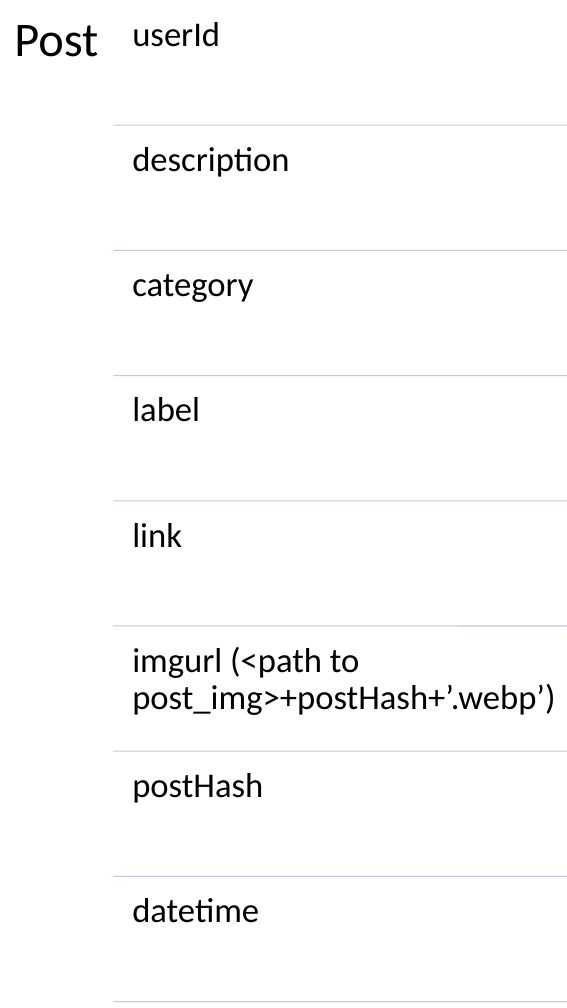
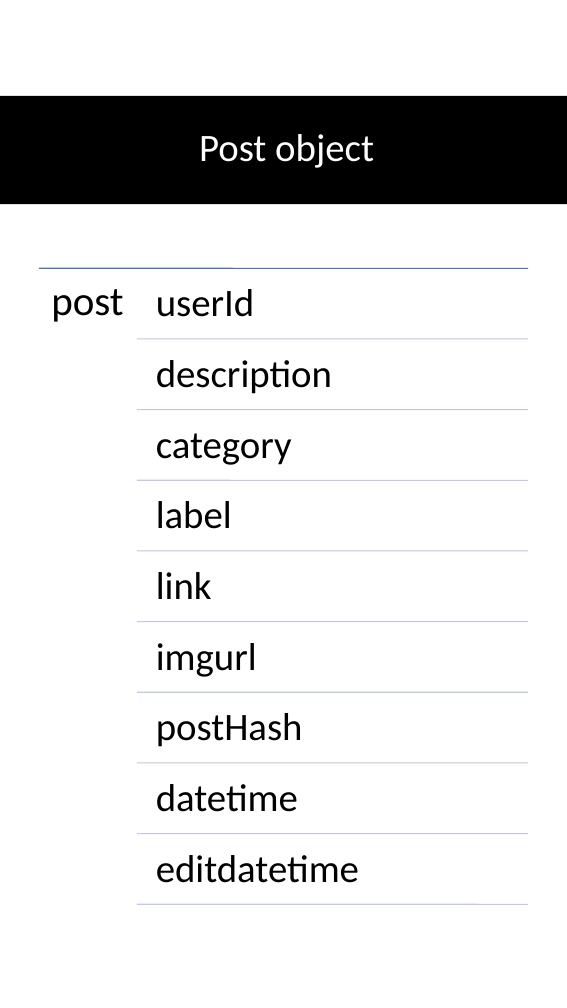
Before and after one commit to jm55/CCAPDEV-MCO, a slide deck: slide 8 of Documentation/MCO Design.pptx (slide 6 before the commit). Drawn at 567x1008 pixels with LibreOffice and Linux fonts; fonts in the diff are those of the drawing. Boxes give left, top, right and bottom in pixels: in the first picture for what was removed or moved away, otherwise in the second. Text is boxed around its words. In the diff, an @@ line names an element or a change of style, - is before the commit and + after.

```diff
--- a/Documentation/MCO Design.pptx
+++ b/Documentation/MCO Design.pptx
@@ rectangle added at (0, 96, 567, 204), fill #000000 @@
@@ title added at (199, 134, 374, 168), 37 pt, text #FFFFFF @@
+Post object
@@ text at (51, 289, 123, 322): text changed; size 46 to 39 pt @@
-Post
+post
@@ size 33 to 37 pt; more space between paragraphs in 7 elements at (156, 572, 212, 599), (156, 501, 232, 529), (156, 713, 303, 747), (156, 433, 292, 465), (156, 784, 298, 812), (156, 360, 332, 394), (156, 289, 255, 317) @@
@@ text "userId": place and size @@
-text "userId" at (132, 22, 220, 47)
+text "userId" at (156, 289, 255, 317)
@@ line moved from (113, 250) - (567, 250) to (137, 339) - (528, 339) @@
@@ text "description": place and size @@
-text "description" at (132, 147, 289, 177)
+text "description" at (156, 360, 332, 394)
@@ line moved from (113, 376) - (567, 376) to (137, 410) - (528, 410) @@
@@ text "category": place and size @@
-text "category" at (132, 274, 253, 302)
+text "category" at (156, 433, 292, 465)
@@ line moved from (113, 500) - (567, 500) to (137, 480) - (528, 480) @@
@@ text "label": place and size @@
-text "label" at (132, 397, 200, 422)
+text "label" at (156, 501, 232, 529)
@@ line moved from (113, 125) - (567, 125) to (137, 551) - (528, 551) @@
@@ text "link": place and size @@
-text "link" at (132, 523, 182, 547)
+text "link" at (156, 572, 212, 599)
@@ line moved from (113, 626) - (567, 626) to (137, 621) - (528, 621) @@
@@ text removed at (132, 647, 555, 715) @@
-imgurl (<path to post_img>+postHash+’.webp’)
@@ text "postHash": place and size @@
-text "postHash" at (132, 773, 263, 803)
+text "postHash" at (156, 713, 303, 747)
@@ line moved from (113, 751) - (567, 751) to (137, 763) - (528, 763) @@
@@ text "datetime": place and size @@
-text "datetime" at (132, 898, 259, 923)
+text "datetime" at (156, 784, 298, 812)
@@ line moved from (113, 1002) - (567, 1002) to (137, 834) - (528, 834) @@
@@ group added at (39, 268, 528, 883): 2 lines, 2 texts @@
+imgurl
+editdatetime
@@ line moved from (113, 876) - (567, 876) to (137, 904) - (528, 904) @@
```
Also in this commit, not shown: 7 other slides changed, 6 slides added, 1 slide removed, 13 other files.
